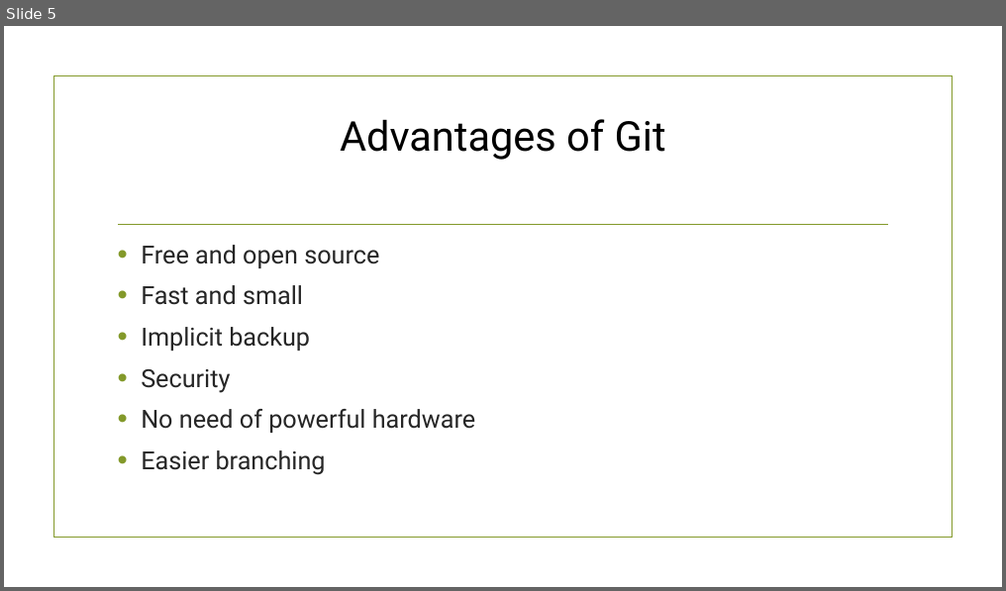
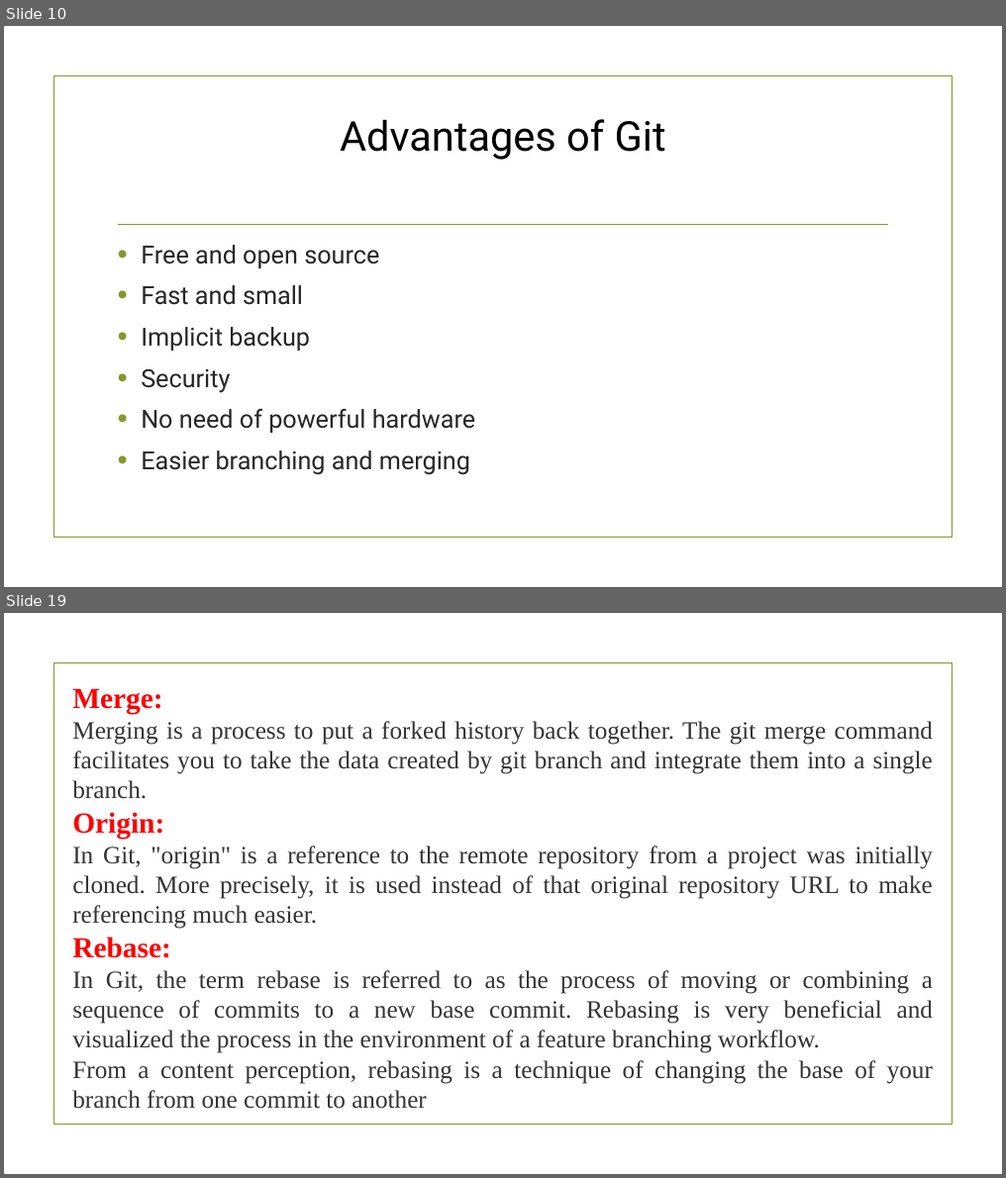
Before and after one commit to amishagupta-11/LearnGit, a slide deck: git.pptx. Shown one above the other, each under a label of ours: slide 5 before the commit, slides 10 and 19 after it; the slides between them are not shown. The pictures are 1006x591 and 1006x1178 pixels, drawn with LibreOffice and Linux fonts; fonts in the diff are those of the drawing; background and template pictures are left out. Boxes give left, top, right and bottom in pixels: in the first picture for what was removed or moved away, otherwise in the second. Text is boxed around its words. In the diff, an @@ line names an element or a change of style, - is before the commit and + after.

```diff
--- a/git.pptx
+++ b/git.pptx
@@ slide 19 added at (4, 613, 1002, 1174), background picture (left out); not listed: 1 template element that a slide beside it also shows @@
@@ text added at (72, 688, 933, 1109), 24 pt, text #333333 @@
+Merge:
+Merging is a process to put a forked history back together. The git merge command facilitates you to take the data created by git branch and integrate them into a single branch.
+Origin:
+In Git, "origin" is a reference to the remote repository from a project was initially cloned. More precisely, it is used instead of that original repository URL to make referencing much easier.
+Rebase:
+In Git, the term rebase is referred to as the process of moving or combining a sequence of commits to a new base commit. Rebasing is very beneficial and visualized the process in the environment of a feature branching workflow.
+From a content perception, rebasing is a technique of changing the base of your branch from one commit to another
@@ what was slide 5 is now slide 10 @@
@@ slide 10 changed as well @@
@@ text at (141, 451, 470, 475): text changed @@
-• Easier branching
+• Easier branching and merging
```
Also in this commit, not shown: 6 other slides changed, 33 other slides added.
